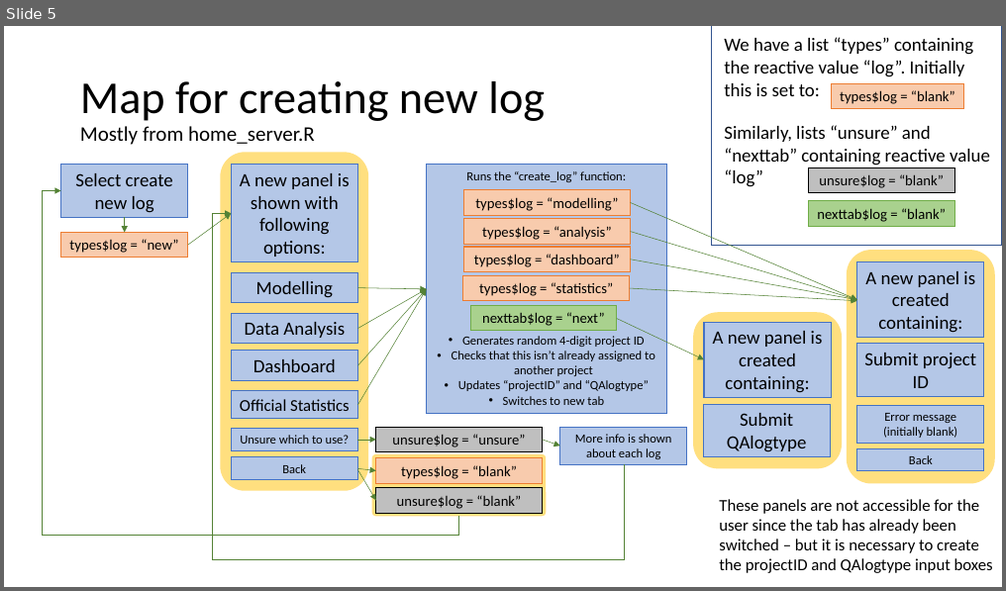
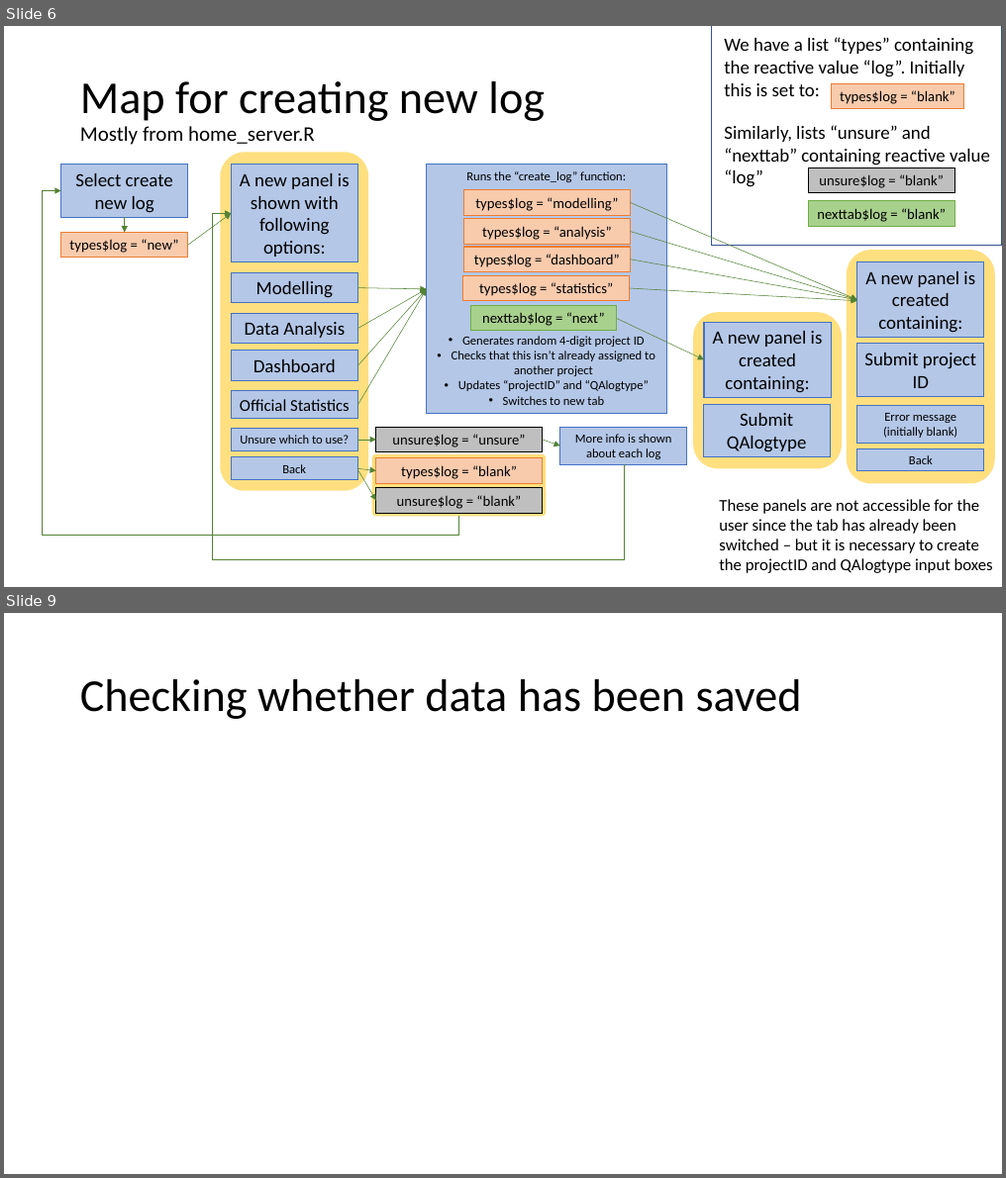
Before and after one commit to tmorley1/qa_log_app, a slide deck: QA log app - behind the code.pptx. Shown one above the other, each under a label of ours: slide 5 before the commit, slides 6 and 9 after it; the slides between them are not shown. The pictures are 1006x591 and 1006x1178 pixels, drawn with LibreOffice and Linux fonts; fonts in the diff are those of the drawing. Boxes give left, top, right and bottom in pixels: in the first picture for what was removed or moved away, otherwise in the second. Text is boxed around its words. In the diff, an @@ line names an element or a change of style, - is before the commit and + after.

```diff
--- a/QA log app - behind the code.pptx
+++ b/QA log app - behind the code.pptx
@@ slide 9 added at (x1=4, y1=613, x2=1002, y2=1174), background #FFFFFF @@
@@ title added at (x1=80, y1=679, x2=802, y2=719), 44 pt, text #000000 @@
+Checking whether data has been saved
@@ what was slide 5 is now slide 6 @@
```
Also in this commit, not shown: 1 slide changed, 2 other slides added, 3 other files.
